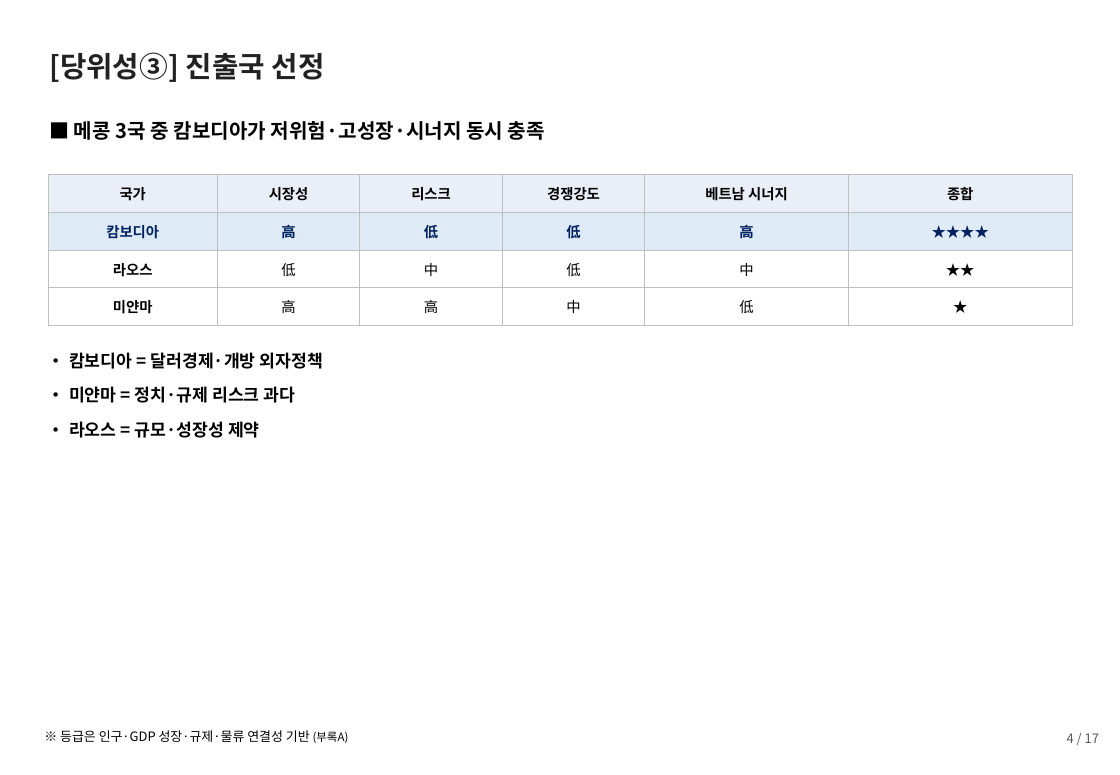
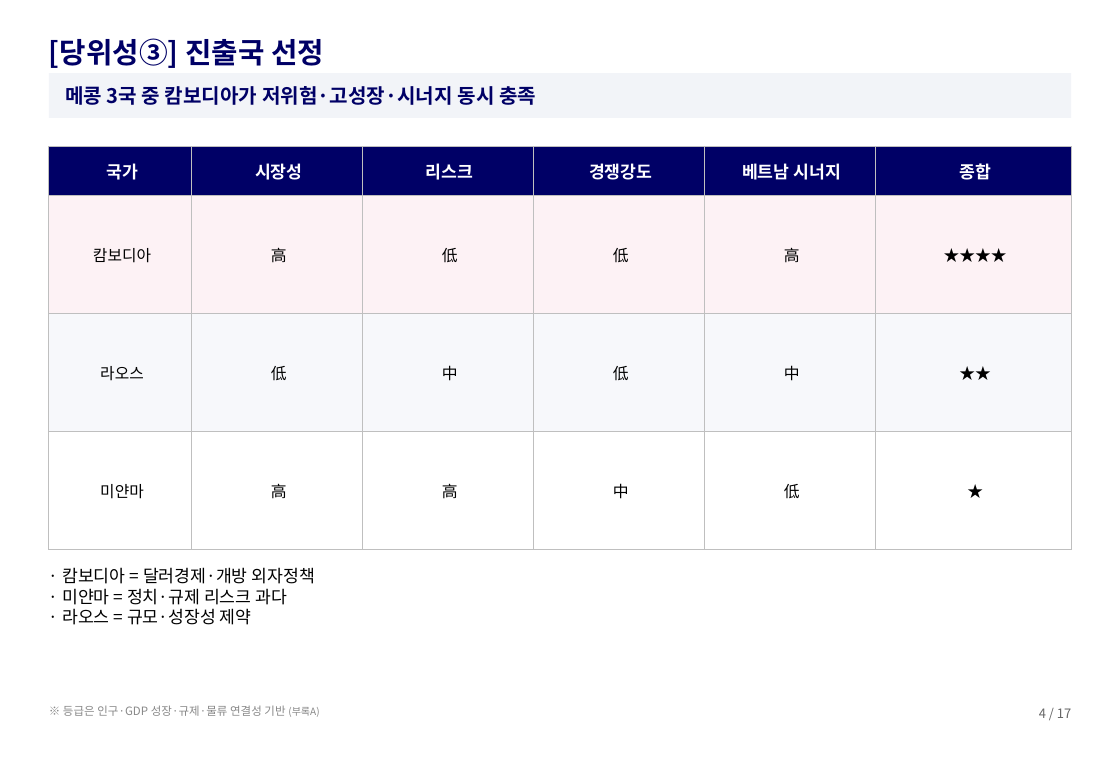
Before and after one commit to avoseed/web1, a slide deck: slide 5 of output/캄보디아_확장기획.pptx. Drawn at 1120x775 pixels with LibreOffice and Linux fonts; fonts in the diff are those of the drawing. Boxes give left, top, right and bottom in pixels: in the first picture for what was removed or moved away, otherwise in the second. Text is boxed around its words. In the diff, an @@ line names an element or a change of style, - is before the commit and + after.

```diff
--- a/output/캄보디아_확장기획.pptx
+++ b/output/캄보디아_확장기획.pptx
@@ text "[당위성③] 진출국 선정": place and size @@
-text "[당위성③] 진출국 선정" at <box>49,52,325,82</box>
+text "[당위성③] 진출국 선정" at <box>49,38,324,68</box>
@@ text "[당위성③] 진출국 선정" at <box>49,38,324,68</box>: text colour #222222 to #000066; vertical alignment top to bottom @@
@@ rectangle added at <box>49,73,1071,118</box>, fill #F2F4F8 @@
@@ text at <box>65,86,536,105</box>: text changed; text colour #000000 to #000066 @@
-■ 메콩 3국 중 캄보디아가 저위험·고성장·시너지 동시 충족
+메콩 3국 중 캄보디아가 저위험·고성장·시너지 동시 충족
@@ text "메콩 3국 중 캄보디아가 저위험·고성장·시너지 ..." at <box>65,86,536,105</box>: vertical alignment top to middle @@
@@ table at <box>49,147,1070,550</box> @@
@@ fill #EAEEF6 to #000066 in row 1 @@
@@ fill #DEEBF7 to #FDF2F5 in row 2 @@
@@ fill #FFFFFF to #F7F8FB in row 3 @@
@@ size 10 to 12 pt, text colour #000000 to #FFFFFF in "국가", "시장성", "리스크", "경쟁강도" and 2 more places @@
@@ size 10 to 11 pt in "캄보디아", "高", "低", "低" and 14 more places @@
@@ text colour #002060 to #000000 in "캄보디아", "高", "低", "低" and 2 more places @@
@@ bold off in "캄보디아", "高", "低", "低" and 4 more places @@
@@ table: place and size @@
-table at <box>48,175,1073,326</box>
+table at <box>49,147,1070,550</box>
@@ text removed at <box>69,386,296,403</box> @@
-• 미얀마 = 정치·규제 리스크 과다
@@ text removed at <box>69,421,260,438</box> @@
-• 라오스 = 규모·성장성 제약
@@ text at <box>62,567,315,625</box>: text changed; bold off @@
-• 캄보디아 = 달러경제·개방 외자정책
+· 캄보디아 = 달러경제·개방 외자정책
+· 미얀마 = 정치·규제 리스크 과다
+· 라오스 = 규모·성장성 제약
@@ text "※ 등급은 인구·GDP 성장·규제·물류 연결성 ...": place and size @@
-text "※ 등급은 인구·GDP 성장·규제·물류 연결성 ..." at <box>60,730,349,743</box>
+text "※ 등급은 인구·GDP 성장·규제·물류 연결성 ..." at <box>63,705,319,717</box>
@@ text "※ 등급은 인구·GDP 성장·규제·물류 연결성 ..." at <box>63,705,319,717</box>: size 9 to 8 pt in "※ 등급은 인구·GDP 성장·규제·물류 연결성 기반"; size 8 to 7 pt in "(부록A)"; text colour #000000 to #888888 @@
@@ text "4 / 17": place and size @@
-text "4 / 17" at <box>1067,733,1099,743</box>
+text "4 / 17" at <box>1039,708,1071,718</box>
@@ text "4 / 17" at <box>1039,708,1071,718</box>: text colour #595959 to #666666 @@
```
Also in this commit, not shown: 17 other slides changed, 1 other file.
